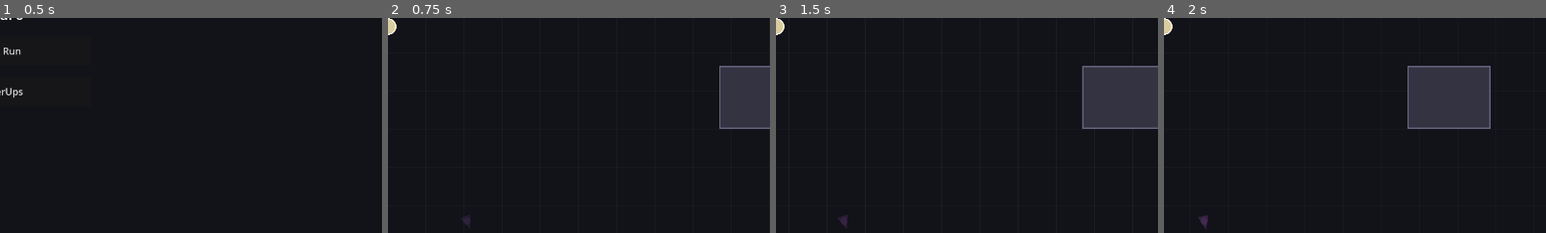
Above: before the commit, frames 1-4 (left to right).
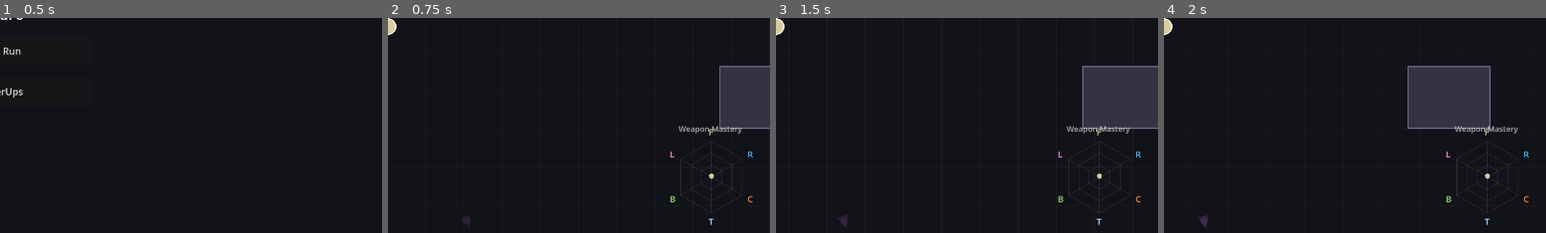
Above: after the commit, the same moments.

Repository: veighnsche/survivors-prototype
Game: Godot game, scene res://main_menu.tscn
The game is run twice, just before and just after one commit, with the same random seed, the same clock (stepped at 60 frames per second) and the same inputs.
Inputs:
- Up to frame 1 (0.5 s): no input
- Up to frame 2 (0.75 s): click "Start Run" at 0.5 s
- Up to frame 3 (1.5 s): tap Enter at 1.25 s; hold D from 1.28 s (still down); tap 1 at 1.35 s
- Up to frame 4 (2 s): keep holding D
The pictures show only the part of the screen within x 50-100%, y 48-98%; the shares and areas given below are measured in that part.

Frame 1 is identical in both runs. In frame 2, 0.6% of the frame differs, in the area x 73-96%, y 50-97%; in frame 3, 0.5%; in frame 4, 0.6%.

Commit message:
Weapon Mastery radar (info component)
Hexagonal web (bottom-right HUD): one spoke per weapon, filled by how far the
player has leveled that weapon's upgrade tree (upgrades taken / total). Grid
rings, per-weapon colored letters, and a dot marking the current weapon's spoke.
Shows build investment across all six weapons at a glance.

Co-Authored-By: Claude Opus 4.8 <noreply@anthropic.com>

Diff:
--- a/scripts/game.gd
+++ b/scripts/game.gd
@@ -110,6 +110,10 @@
 	var boost_timers := BoostTimers.new()
 	boost_timers.player = player
 	hud.add_child(boost_timers)
+
+	var radar := WeaponRadar.new()
+	radar.game = self
+	hud.add_child(radar)
 
 	card_screen = CardScreen.new()
 	card_screen.game = self
--- /dev/null
+++ b/scripts/weapon_radar.gd
@@ -0,0 +1,83 @@
+class_name WeaponRadar
+extends Control
+## A hexagonal "mastery web": one spoke per weapon, filled by how far the player
+## has leveled that weapon's upgrade tree (upgrades taken / total available).
+## The current weapon's spoke is dotted. Bottom-right of the screen.
+
+var game
+
+const ORDER := ["fists", "ranged", "melee", "chain", "boomerang", "railgun"]
+const LETTERS := {"fists": "F", "ranged": "R", "melee": "C", "chain": "T", "boomerang": "B", "railgun": "L"}
+
+
+func _ready() -> void:
+	set_anchors_preset(Control.PRESET_FULL_RECT)
+	mouse_filter = Control.MOUSE_FILTER_IGNORE
+
+
+func _process(_delta: float) -> void:
+	queue_redraw()
+
+
+func _draw() -> void:
+	if game == null:
+		return
+	var vp := get_viewport_rect().size
+	var c := Vector2(vp.x - 98.0, vp.y - 108.0)
+	var r := 60.0
+	var n := ORDER.size()
+
+	# Sum taken/total upgrade levels per weapon.
+	var taken := {}
+	var total := {}
+	for w in ORDER:
+		taken[w] = 0.0
+		total[w] = 0.0
+	for def in Upgrades.pool():
+		var wt: String = def.get("weapon", "any")
+		if total.has(wt):
+			total[wt] += float(int(def.max))
+			taken[wt] += float(int(game.upgrade_levels.get(def.id, 0)))
+
+	# Grid rings.
+	for ring in [0.34, 0.67, 1.0]:
+		var ring_pts := PackedVector2Array()
+		for i in n:
+			var ang := -PI / 2.0 + i * TAU / n
+			ring_pts.append(c + Vector2(cos(ang), sin(ang)) * r * ring)
+		ring_pts.append(ring_pts[0])
+		draw_polyline(ring_pts, Color(1, 1, 1, 0.12), 1.0)
+
+	# Spokes + data points.
+	var poly := PackedVector2Array()
+	for i in n:
+		var w: String = ORDER[i]
+		var ang := -PI / 2.0 + i * TAU / n
+		var dir := Vector2(cos(ang), sin(ang))
+		draw_line(c, c + dir * r, Color(1, 1, 1, 0.1), 1.0)
+		var prog := 0.0
+		if total[w] > 0.0:
+			prog = clampf(taken[w] / total[w], 0.0, 1.0)
+		poly.append(c + dir * r * maxf(prog, 0.03))
+
+	# Filled area, triangulated from center (correct for concave shapes).
+	for i in n:
+		draw_colored_polygon(PackedVector2Array([c, poly[i], poly[(i + 1) % n]]), Color(0.45, 0.8, 1.0, 0.22))
+	var outline := poly
+	outline.append(poly[0])
+	draw_polyline(outline, Color(0.55, 0.85, 1.0, 0.85), 2.0)
+
+	# Labels + current-weapon marker.
+	var cur := ""
+	if game.player != null and is_instance_valid(game.player):
+		cur = game.player.weapon_kind
+	for i in n:
+		var w: String = ORDER[i]
+		var ang := -PI / 2.0 + i * TAU / n
+		var dir := Vector2(cos(ang), sin(ang))
+		var col: Color = Config.WEAPONS[w].color
+		draw_string(ThemeDB.fallback_font, c + dir * (r + 15.0) + Vector2(-5, 5), LETTERS[w], HORIZONTAL_ALIGNMENT_LEFT, -1, 15, col)
+		if w == cur:
+			draw_circle(poly[i], 4.0, col)
+
+	draw_string(ThemeDB.fallback_font, c + Vector2(-55, -r - 16.0), "Weapon Mastery", HORIZONTAL_ALIGNMENT_LEFT, 120, 13, Color(1, 1, 1, 0.7))
Not shown, added: scripts/weapon_radar.gd.uid
